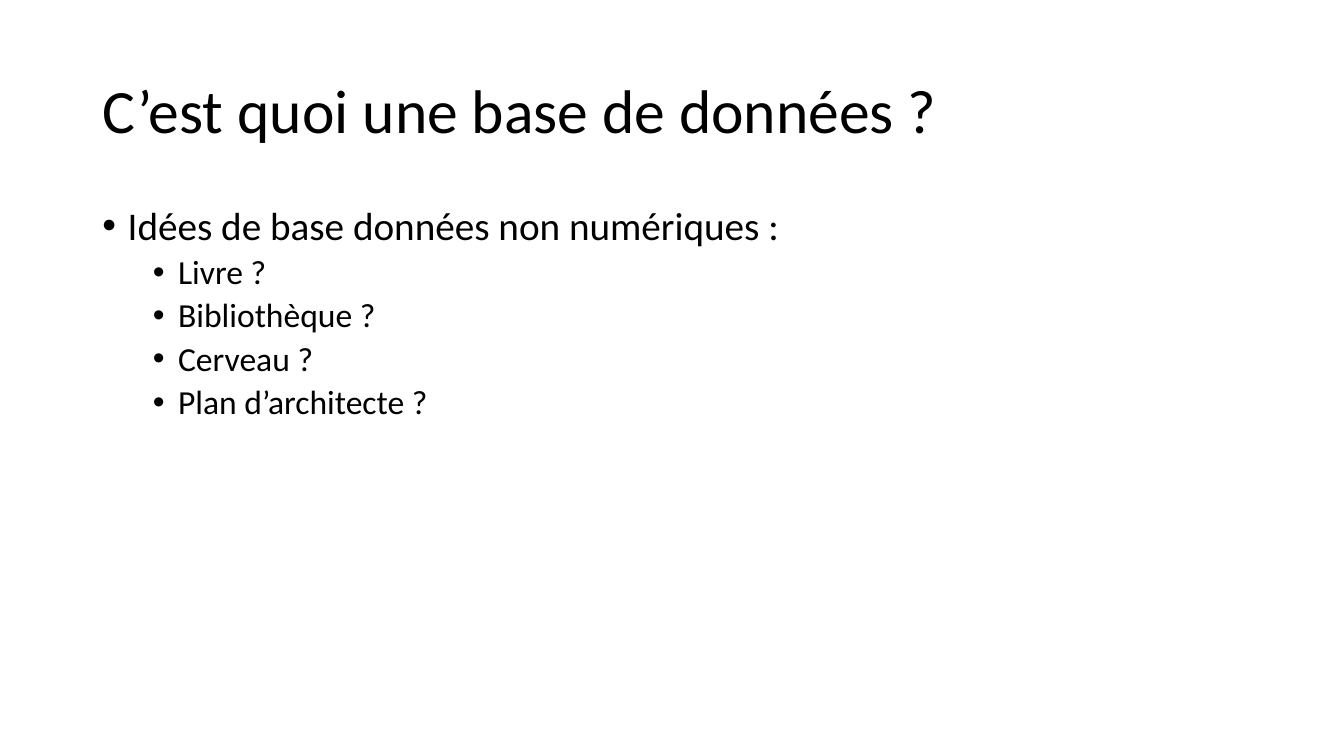
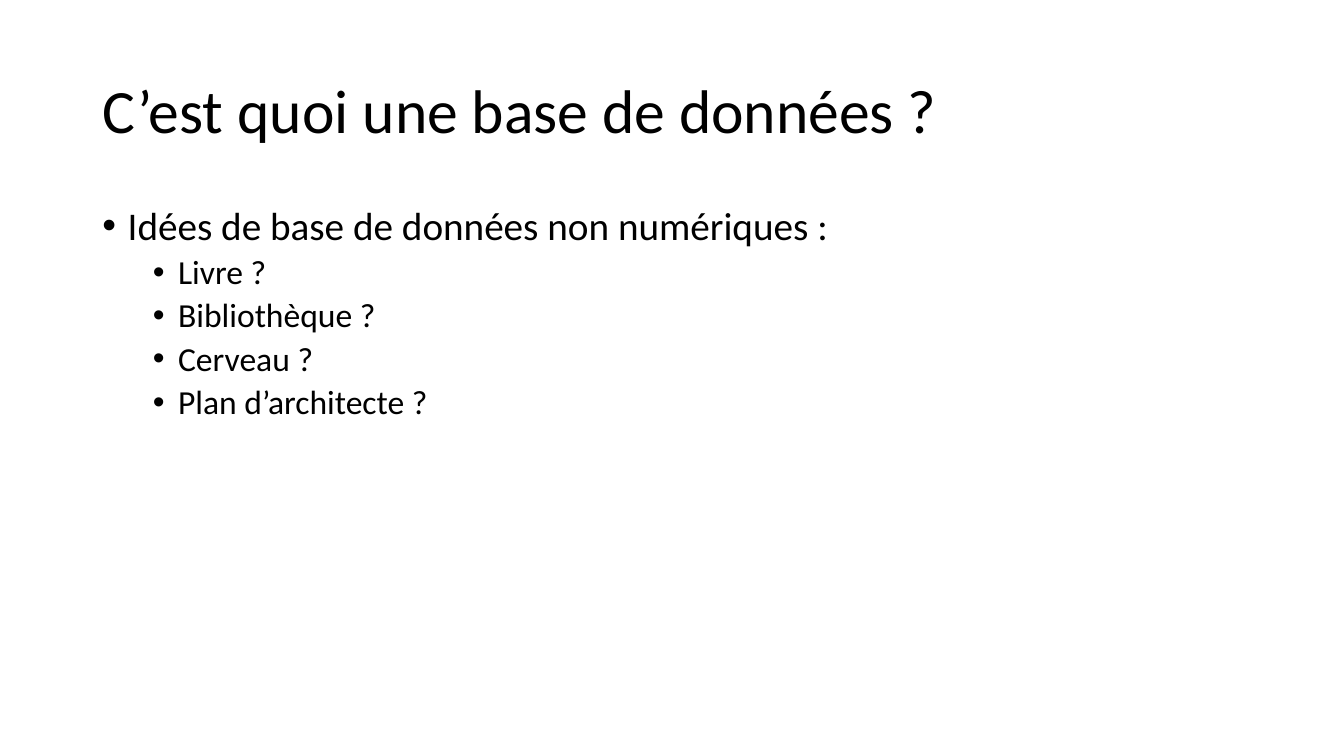
Before and after one commit to zeemil/ecoleit-1sql, a slide deck: slide 4 of Theorie.pptx. Drawn at 1344x756 pixels with LibreOffice and Linux fonts; fonts in the diff are those of the drawing. Boxes give left, top, right and bottom in pixels: in the first picture for what was removed or moved away, otherwise in the second. Text is boxed around its words. In the diff, an @@ line names an element or a change of style, - is before the commit and + after.

```diff
--- a/Theorie.pptx
+++ b/Theorie.pptx
@@ text at [128, 212, 808, 247]: text changed @@
-• Idées de base données non numériques :
+• Idées de base de données non numériques :
```
Also in this commit, not shown: 2 other slides changed, 1 slide removed, 1 other file.
